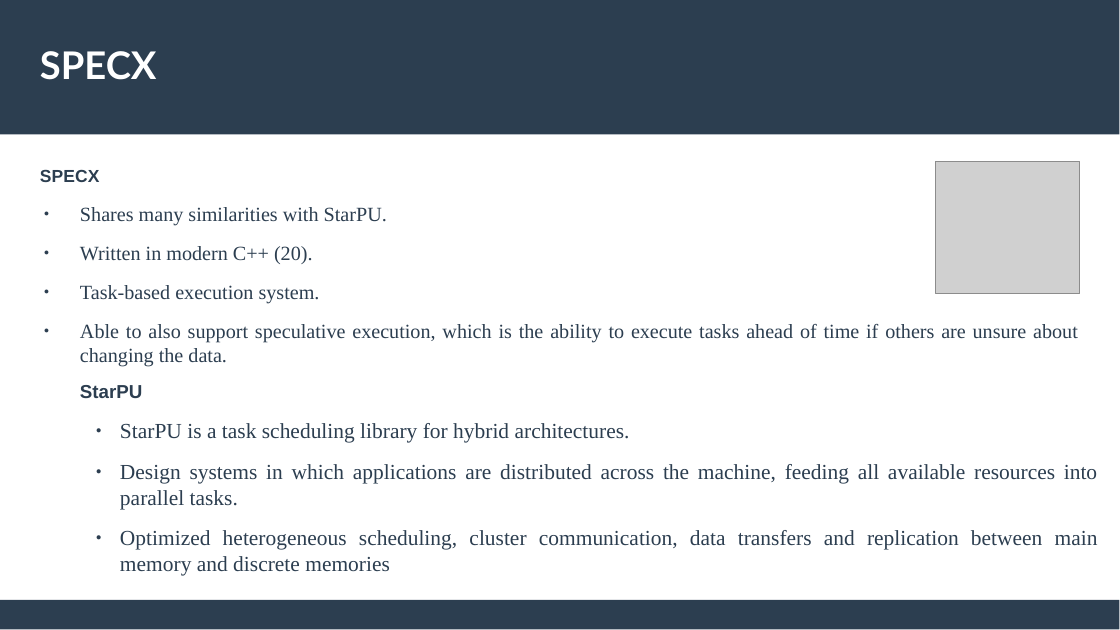
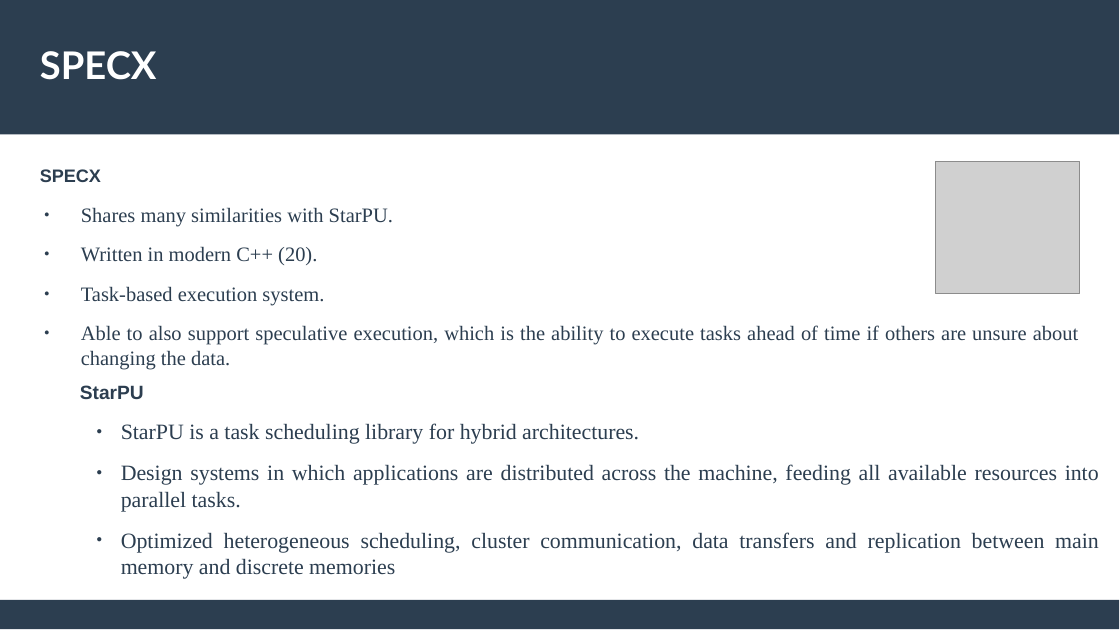
Before and after one commit to feelpp/parallel-programming, a slide deck: slide 4 of docs/modules/ROOT/assets/attachments/Session6_ParallelProgramming_Specx.pptx. Drawn at 1120x630 pixels with LibreOffice and Linux fonts; fonts in the diff are those of the drawing; grey boxes stand for pictures. Boxes give left, top, right and bottom in pixels: in the first picture for what was removed or moved away, otherwise in the second. Text is boxed around its words. In the diff, an @@ line names an element or a change of style, - is before the commit and + after.

```diff
--- a/docs/modules/ROOT/assets/attachments/Session6_ParallelProgramming_Specx.pptx
+++ b/docs/modules/ROOT/assets/attachments/Session6_ParallelProgramming_Specx.pptx
@@ text "SPECX" at bbox=[40, 169, 1078, 370]: size 12.5 to 12.7 pt in "SPECX"; size 14.2 to 14.6 pt; indent changed @@
@@ text "StarPU" at bbox=[80, 385, 1099, 579]: size 13.3 to 13.6 pt in "StarPU"; size 15.2 to 15.5 pt; indent changed @@
```
Also in this commit, not shown: 4 other slides changed, 9 other files.
